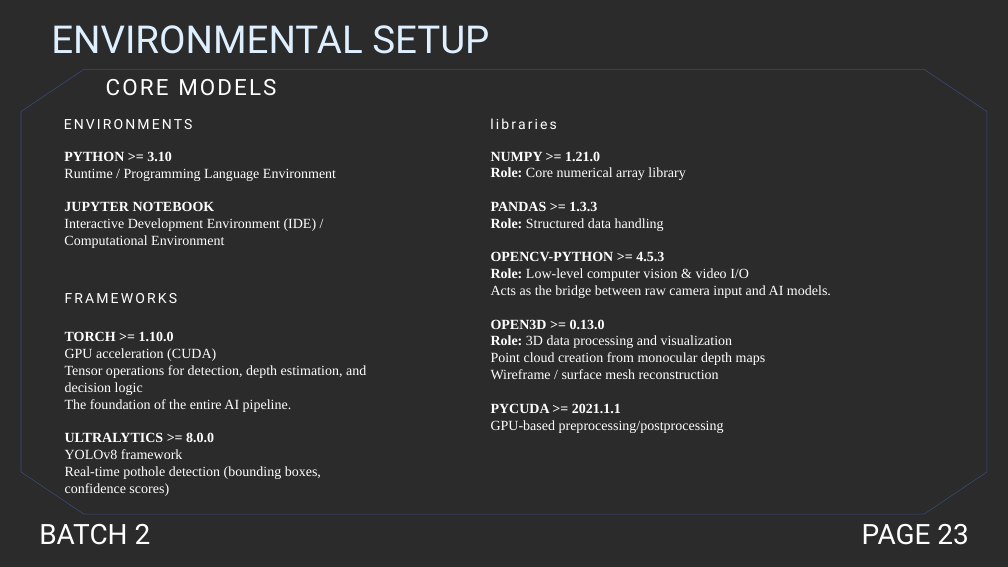
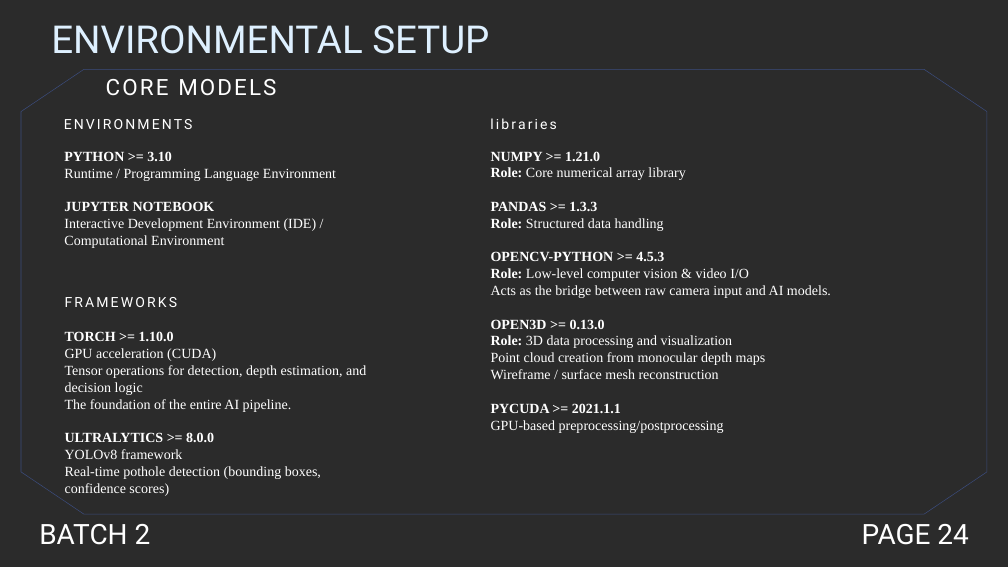
Before and after one commit to Jaz0XD/Pothole_Detection_System, a slide deck: slide 24 of Presentation - 28 Jan/First Review Final PPT - Class Presentation.pptx. Drawn at 1008x567 pixels with LibreOffice and Linux fonts; fonts in the diff are those of the drawing; background and template pictures are left out; a plain dark background stands for a picture behind light text. Boxes give left, top, right and bottom in pixels: in the first picture for what was removed or moved away, otherwise in the second. Text is boxed around its words. In the diff, an @@ line names an element or a change of style, - is before the commit and + after.

```diff
--- a/Presentation - 28 Jan/First Review Final PPT - Class Presentation.pptx
+++ b/Presentation - 28 Jan/First Review Final PPT - Class Presentation.pptx
@@ text "FRAMEWORKS": place and size @@
-text "FRAMEWORKS" at bbox=[65, 293, 177, 303]
+text "FRAMEWORKS" at bbox=[65, 297, 177, 307]
@@ text at bbox=[862, 524, 968, 545]: text changed @@
-PAGE 23
+PAGE 24
```
Also in this commit, not shown: 4 other slides changed.
